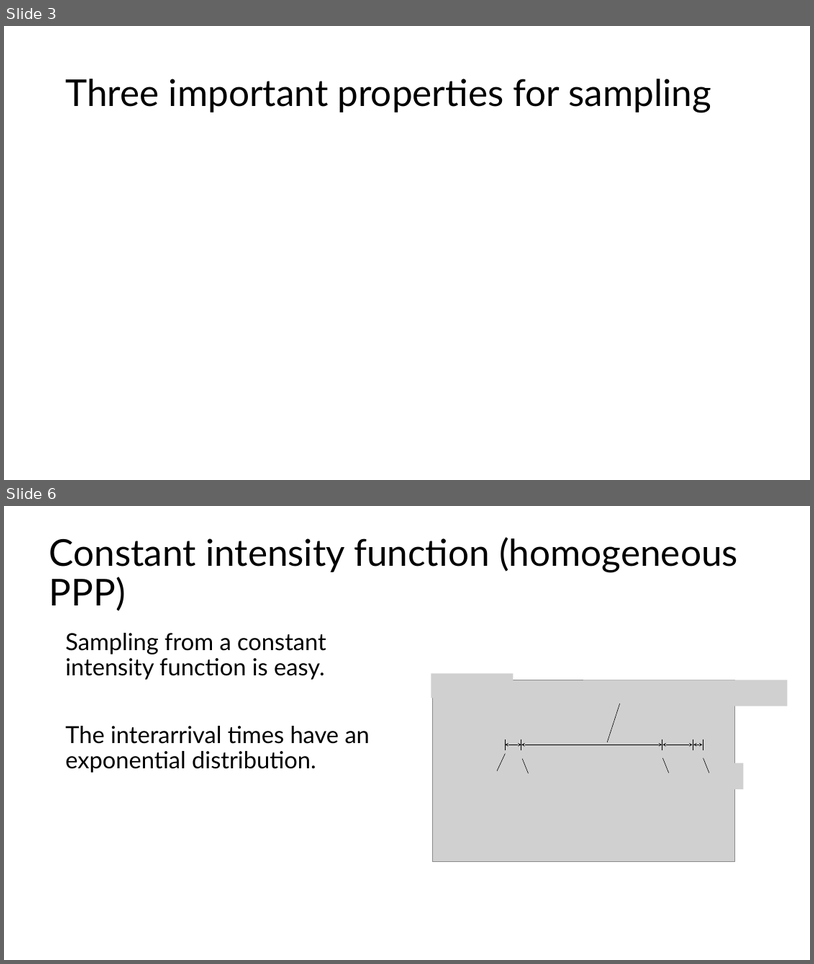
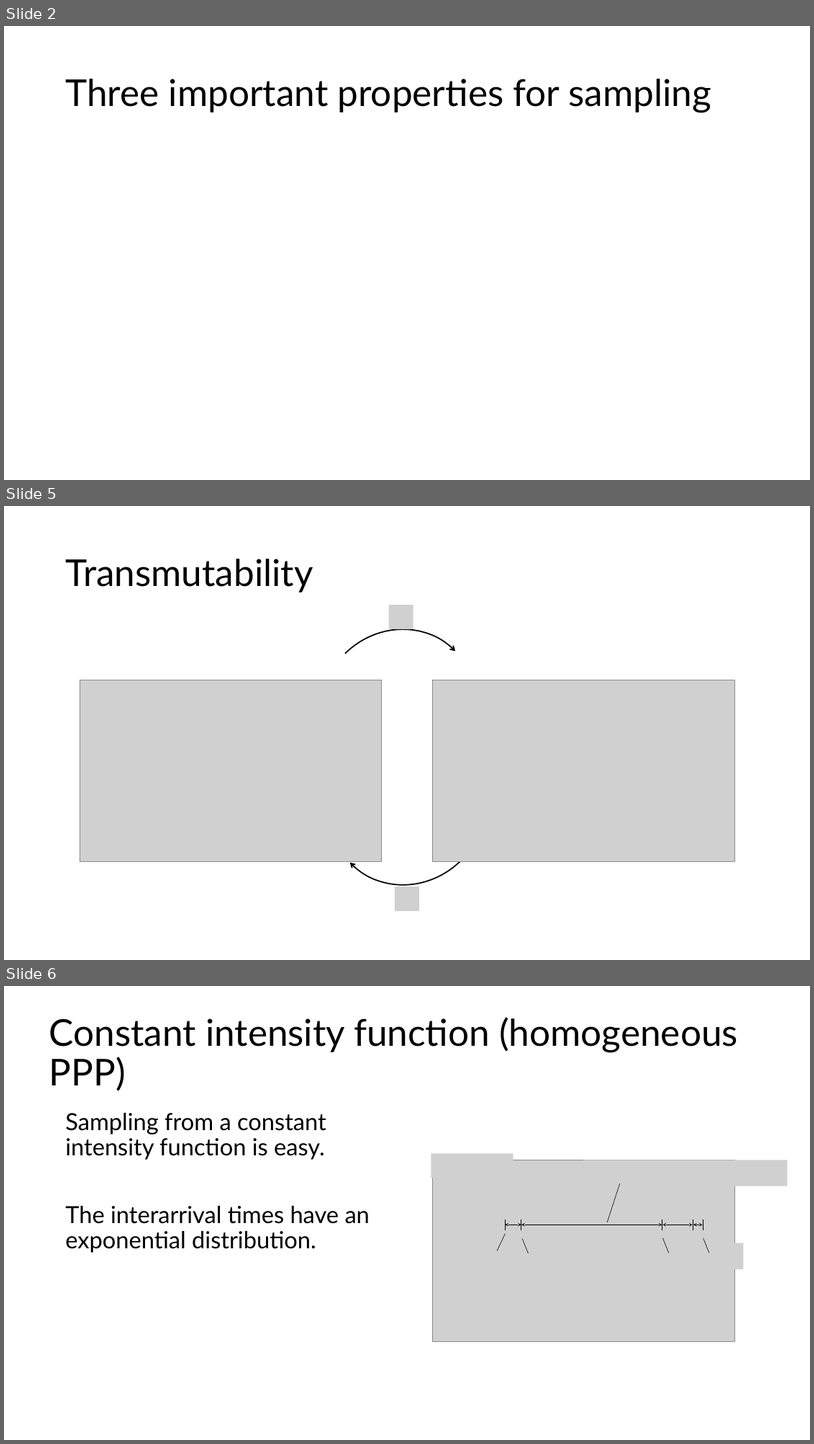
Before and after one commit to ttrikalin/des-R-course, a slide deck: materials/03_Sampling.pptx. Shown one above the other, each under a label of ours: slides 3 and 6 before the commit, slides 2, 5 and 6 after it; the slides between them are not shown. The pictures are 814x964 and 814x1444 pixels, drawn with LibreOffice and Linux fonts; fonts in the diff are those of the drawing; grey boxes stand for pictures. Boxes give left, top, right and bottom in pixels: in the first picture for what was removed or moved away, otherwise in the second. Text is boxed around its words. In the diff, an @@ line names an element or a change of style, - is before the commit and + after.

```diff
--- a/materials/03_Sampling.pptx
+++ b/materials/03_Sampling.pptx
@@ slide 5 added at (4, 506, 810, 960), background #FFFFFF @@
@@ title added at (65, 559, 313, 592), 44 pt, text #000000 @@
+Transmutability
@@ arc (boxed as its full ellipse) added at (288, 597, 508, 817), outline #000000 1.5 pt @@
@@ picture added at (388, 605, 413, 629) @@
@@ picture added at (80, 680, 382, 862) @@
@@ arc (boxed as its full ellipse) added at (298, 697, 518, 917), outline #000000 1.5 pt @@
@@ picture added at (432, 680, 735, 862) @@
@@ picture added at (395, 886, 419, 911) @@
@@ what was slide 3 is now slide 2 @@
```
Also in this commit, not shown: 4 slides changed, 9 other slides added, 1 slide removed, 20 other files.
